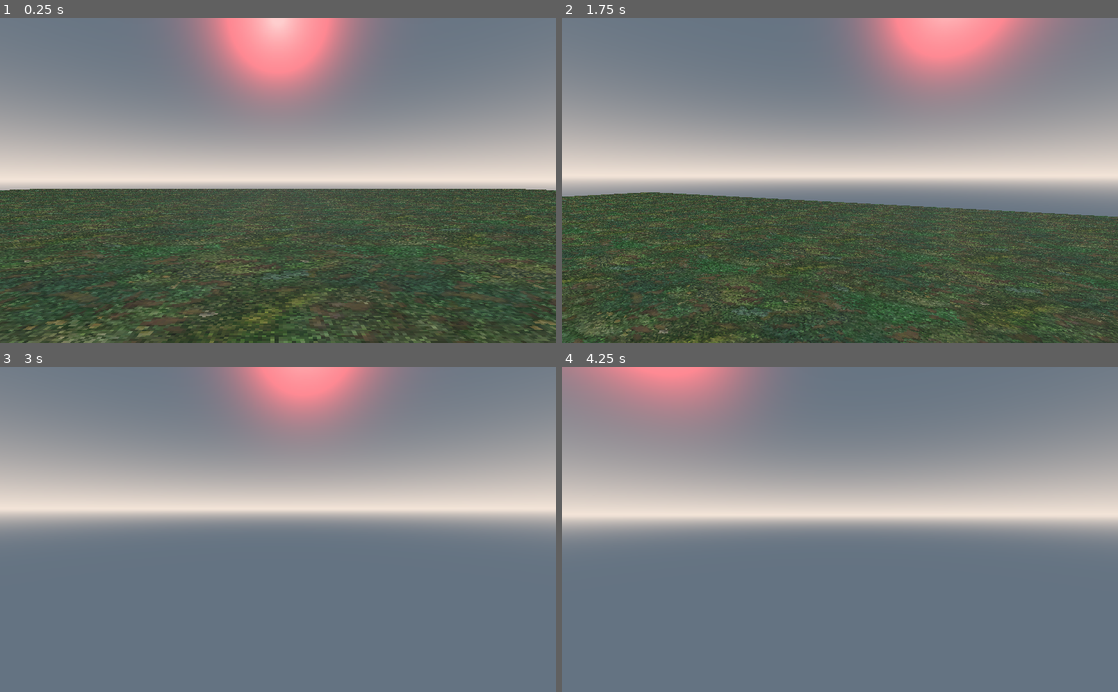
Above: before the commit, frames 1-4 (two rows, left to right).
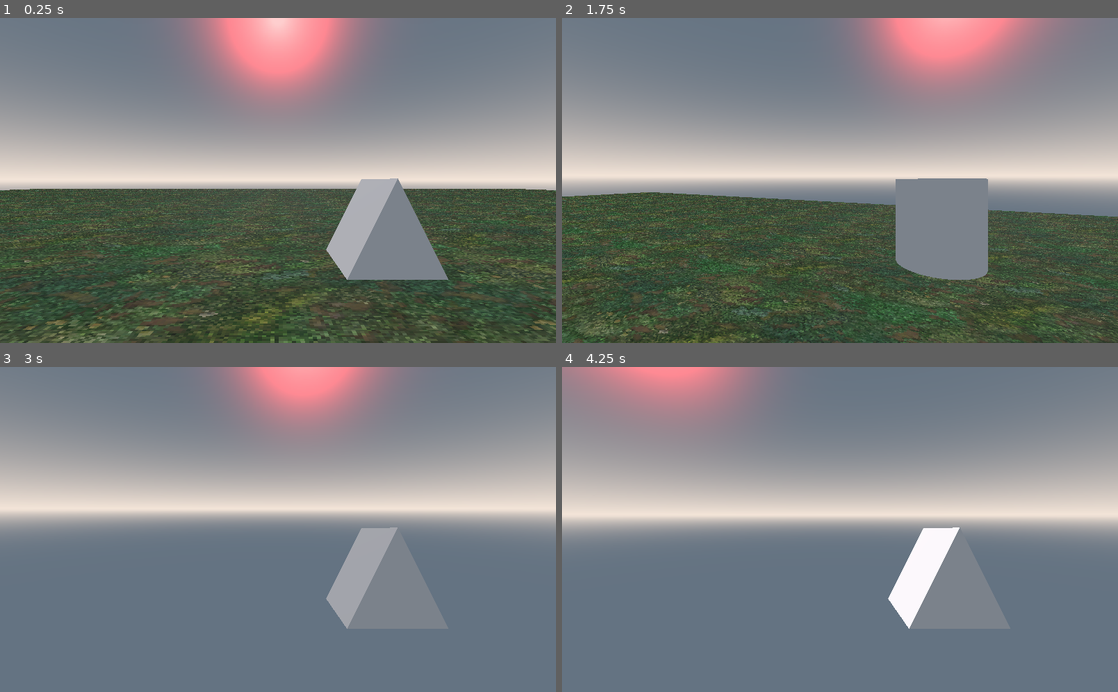
Above: after the commit, the same moments.

Repository: steventuckness/FPS-Course
Game: Godot game, scene res://World.tscn
Two runs of this game, one before a commit and one after it. Both use one fixed random seed, a clock stepped at 60 frames per second and the inputs below.
Inputs (mouse positions are in pixels of both pictures, inside the frame that each line leads up to):
- Up to frame 1 (0.25 s): no input
- Up to frame 2 (1.75 s): tap Enter at 0.5 s; move the mouse to (867, 180) at 0.52 s; hold W (move_forwards) from 0.53 s (still down); tap 1 at 0.6 s; tap Space (jump) at 0.77, 1.52 s; tap 2 at 0.8, 1.35 s; move the mouse to (812, 180) at 1.27 s; tap 3 at 1.55 s
- Up to frame 3 (3 s): keep holding W (move_forwards); move the mouse to (289, 523) at 2.02 s; tap 3 at 2.1 s; tap 4 at 2.3, 2.85 s; move the mouse to (272, 536) at 2.77 s
- Up to frame 4 (4.25 s): keep holding W (move_forwards); tap Space (jump) at 3.02, 3.5, 3.77 s; tap 5 at 3.05, 3.6 s; move the mouse to (878, 532) at 3.52 s; tap 6 at 3.8 s

The runs differ from the first frame. In frame 1, 4.5% of the frame differs, in the area x 58-81%, y 49-81%; in frame 2, 4.0%; in frame 3, 1.7%; in frame 4, 1.7%.

Commit message:
Section 2: Weapon Manager

Diff:
--- a/characters/player/Player.gd
+++ b/characters/player/Player.gd
@@ -1,10 +1,24 @@
 extends KinematicBody
+
+var hotkeys = {
+	KEY_1: 0,
+	KEY_2: 1,
+	KEY_3: 2,
+	KEY_4: 3,
+	KEY_5: 4,
+	KEY_6: 5,
+	KEY_7: 6,
+	KEY_8: 7,
+	KEY_9: 8,
+	KEY_0: 9
+}
 
 export var mouse_sens = 0.5
 
 onready var camera = $Camera
 onready var character_mover = $CharacterMover
 onready var health_manager = $HealthManager
+onready var weapon_manager = $Camera/WeaponManager
 
 var dead = false
 
@@ -39,6 +53,14 @@
 		rotation_degrees.y -= mouse_sens * event.relative.x
 		camera.rotation_degrees.x -= mouse_sens * event.relative.y
 		camera.rotation_degrees.x = clamp(camera.rotation_degrees.x, -90, 90)
+	if event is InputEventKey and event.pressed:
+		if event.scancode in hotkeys:
+			weapon_manager.switch_to_weapon_slot(hotkeys[event.scancode])
+	if event is InputEventMouseButton and event.pressed:
+		if event.button_index == BUTTON_WHEEL_DOWN:
+			weapon_manager.switch_to_next_weapon()
+		else:
+			weapon_manager.switch_to_last_weapon()
 
 func hurt(damage, dir):
 	health_manager.hurt(damage, dir)
--- a/characters/player/Player.tscn
+++ b/characters/player/Player.tscn
@@ -1,11 +1,20 @@
-[gd_scene load_steps=5 format=2]
+[gd_scene load_steps=10 format=2]
 
 [ext_resource path="res://characters/CharacterMover.gd" type="Script" id=1]
 [ext_resource path="res://characters/player/Player.gd" type="Script" id=2]
 [ext_resource path="res://characters/HealthManager.gd" type="Script" id=3]
+[ext_resource path="res://characters/player/WeaponManager.gd" type="Script" id=4]
 
 [sub_resource type="CapsuleShape" id=1]
 radius = 0.5
+
+[sub_resource type="CubeMesh" id=2]
+
+[sub_resource type="SphereMesh" id=3]
+
+[sub_resource type="CylinderMesh" id=4]
+
+[sub_resource type="PrismMesh" id=5]
 
 [node name="Player" type="KinematicBody"]
 collision_layer = 2147483654
@@ -20,6 +29,36 @@
 transform = Transform( 1, 0, 0, 0, 1, 0, 0, 0, 1, 0, 1.75, 0 )
 current = true
 
+[node name="WeaponManager" type="Spatial" parent="Camera"]
+transform = Transform( 1, 0, 0, 0, 1, 0, 0, 0, 1, -0.000879049, -1.74789, -0.00109243 )
+script = ExtResource( 4 )
+
+[node name="Weapons" type="Spatial" parent="Camera/WeaponManager"]
+transform = Transform( 1, 0, 0, 0, 1, 0, 0, 0, 1, 0, 1.65155, -0.4807 )
+
+[node name="Machete" type="MeshInstance" parent="Camera/WeaponManager/Weapons"]
+transform = Transform( 0.1, 0, 0, 0, 0.1, 0, 0, 0, 0.1, 0.237178, 0, -0.075964 )
+visible = false
+mesh = SubResource( 2 )
+material/0 = null
+
+[node name="MachineGun" type="MeshInstance" parent="Camera/WeaponManager/Weapons"]
+transform = Transform( 0.1, 0, 0, 0, 0.1, 0, 0, 0, 0.1, 0.237178, 0, -0.075964 )
+visible = false
+mesh = SubResource( 3 )
+material/0 = null
+
+[node name="Shotgun" type="MeshInstance" parent="Camera/WeaponManager/Weapons"]
+transform = Transform( 0.1, 0, 0, 0, 0.1, 0, 0, 0, 0.1, 0.237178, 0, -0.075964 )
+visible = false
+mesh = SubResource( 4 )
+material/0 = null
+
+[node name="RocketLauncher" type="MeshInstance" parent="Camera/WeaponManager/Weapons"]
+transform = Transform( 0.1, 0, 0, 0, 0.1, 0, 0, 0, 0.1, 0.237178, 0, -0.075964 )
+mesh = SubResource( 5 )
+material/0 = null
+
 [node name="CharacterMover" type="Spatial" parent="."]
 script = ExtResource( 1 )
 
--- /dev/null
+++ b/characters/player/WeaponManager.gd
@@ -0,0 +1,50 @@
+extends Spatial
+
+enum WEAPON_SLOTS { MACHETE, MACHINE_GUN, SHOTGUN, ROCKET_LAUNCHER }
+
+var slots_unlocked = {
+	WEAPON_SLOTS.MACHETE: true,
+	WEAPON_SLOTS.MACHINE_GUN: true,
+	WEAPON_SLOTS.SHOTGUN: true,
+	WEAPON_SLOTS.ROCKET_LAUNCHER: true,
+}
+
+onready var weapons = $Weapons.get_children()
+var cur_slot = 0
+var cur_weapon = null
+
+func _ready():
+	pass
+
+func switch_to_next_weapon():
+	cur_slot = (cur_slot + 1) % slots_unlocked.size()
+	if !slots_unlocked[cur_slot]:
+		switch_to_next_weapon()
+	else:
+		switch_to_weapon_slot(cur_slot)
+
+func switch_to_last_weapon():
+	cur_slot = posmod((cur_slot -1), slots_unlocked.size())
+	if !slots_unlocked[cur_slot]:
+		switch_to_last_weapon()
+	else:
+		switch_to_weapon_slot(cur_slot)
+
+func switch_to_weapon_slot(slot_ind: int):
+	if slot_ind < 0 or slot_ind >= slots_unlocked.size():
+		return
+	if !slots_unlocked[cur_slot]:
+		return
+	disable_all_weapons()
+	cur_weapon = weapons[slot_ind]
+	if cur_weapon.has_method("set_active"):
+		cur_weapon.set_active()
+	else:
+		cur_weapon.show()
+
+func disable_all_weapons():
+	for weapon in weapons:
+		if weapon.has_method("set_inactive"):
+			weapon.set_inactive()
+		else:
+			weapon.hide()
